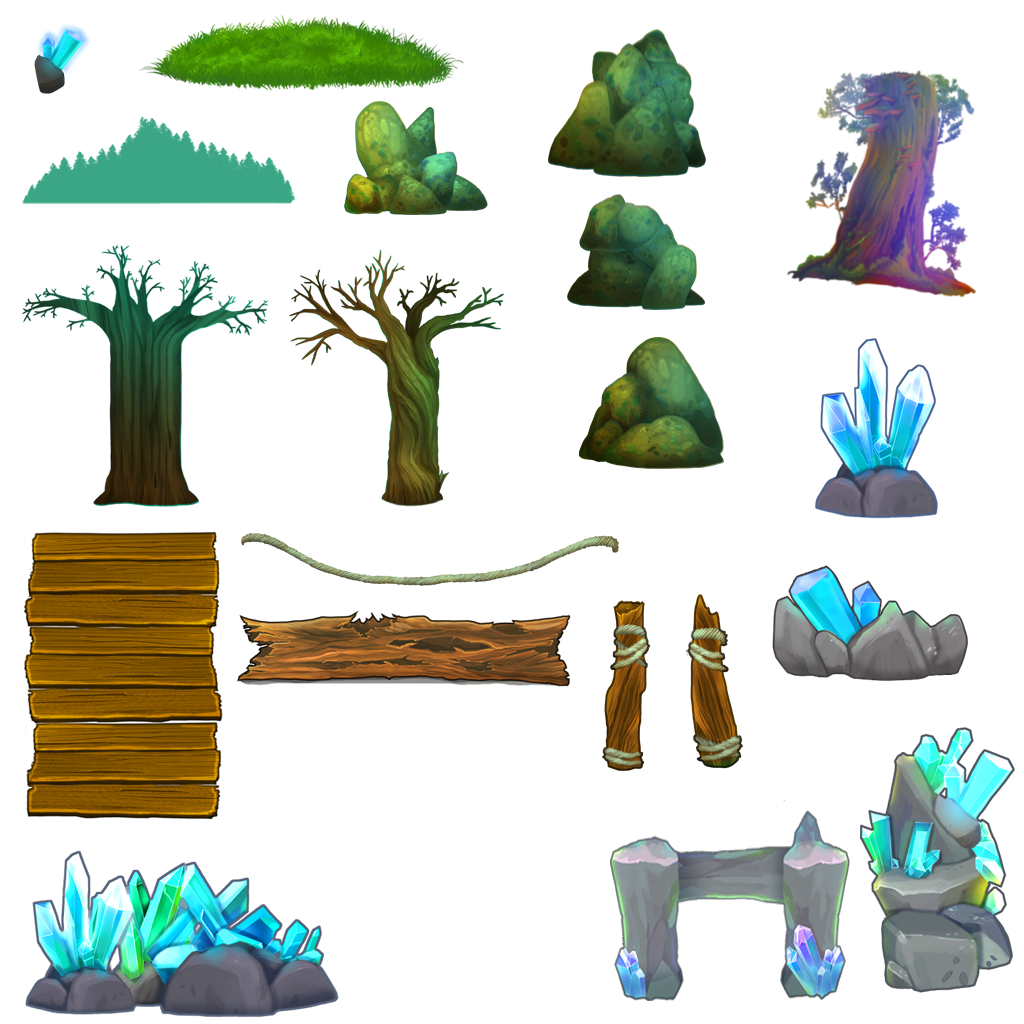
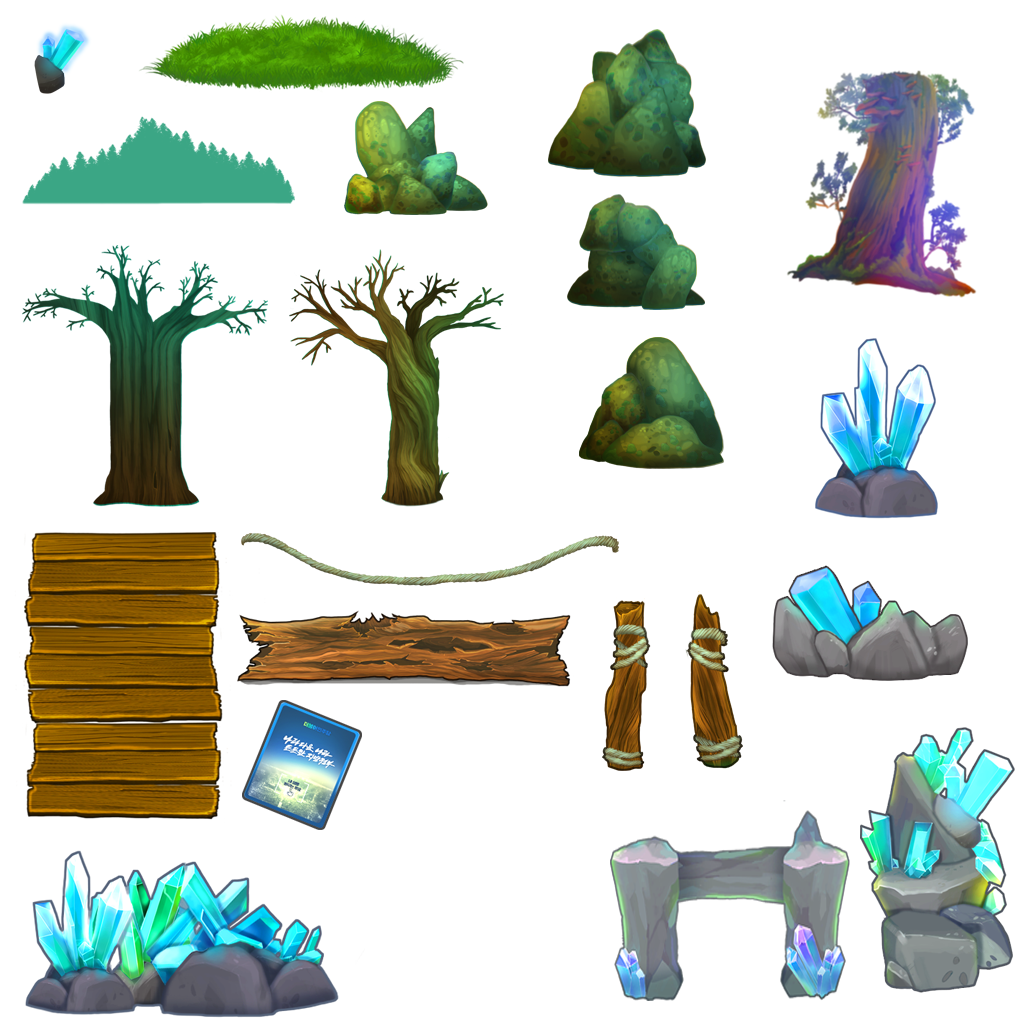
Layers edited between the first and the second 1024px x 1024px image:
painted on "Layer 17" over [242, 700, 362, 830]
removed layer "Layer 21" over [242, 700, 362, 823]
